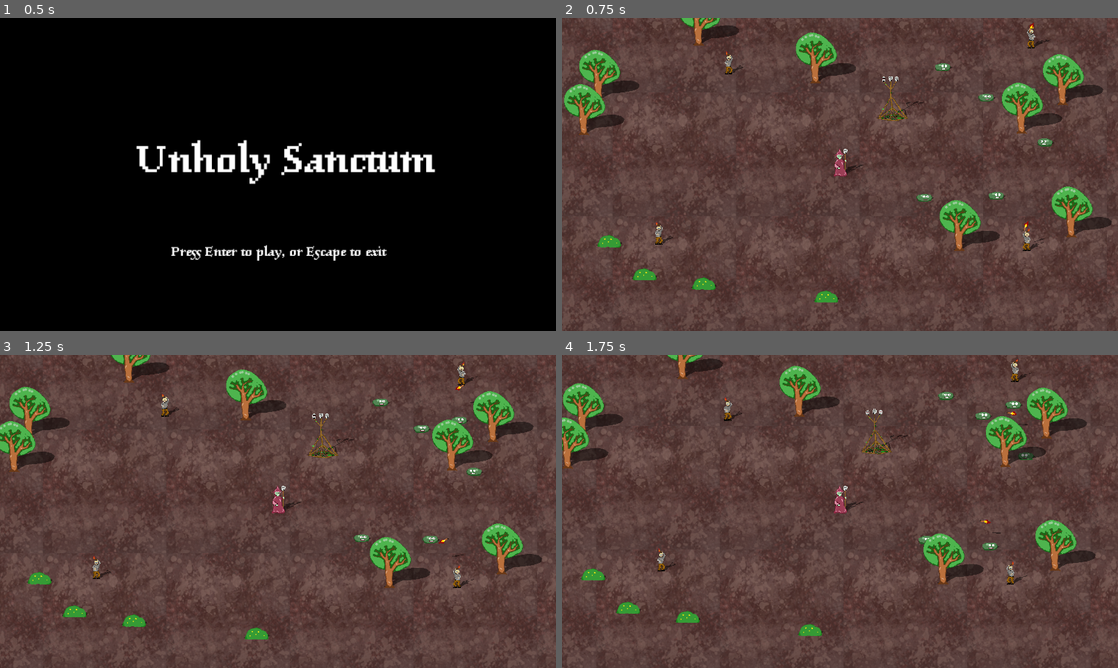
Above: before the commit, frames 1-4 (two rows, left to right).
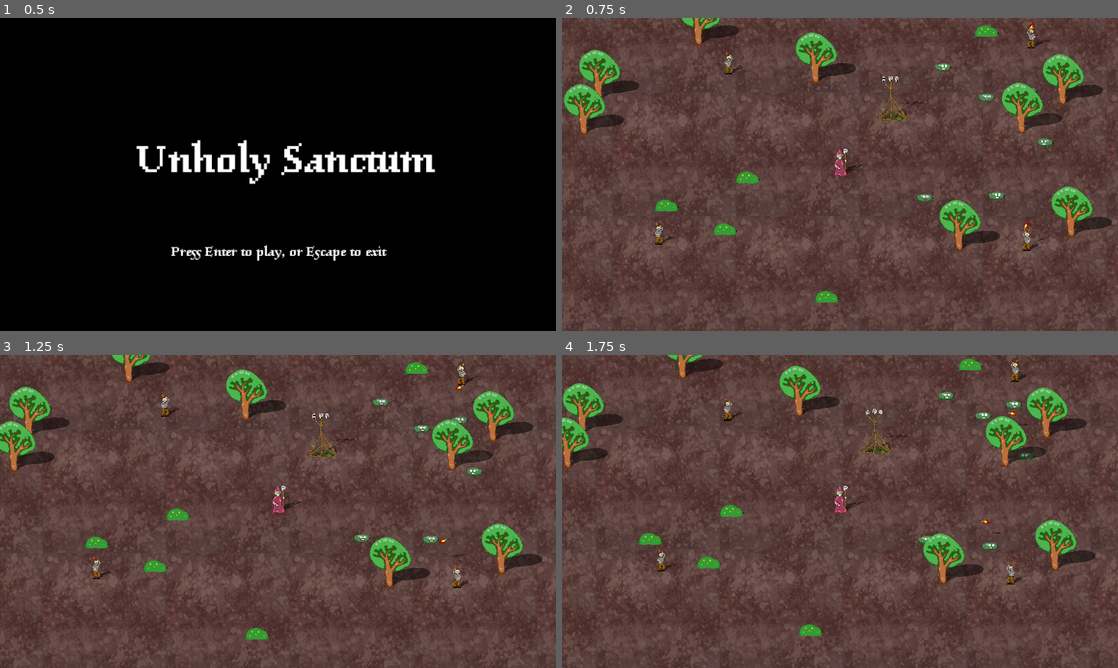
Above: after the commit, the same moments.

Repository: elemel/unholy-sanctum
Game: Godot game, scene res://scenes/screens/start.tscn
Same seed, same stepped clock (60 frames per second), same inputs: the game is played once before the commit and once after it.
Inputs (mouse positions are in pixels of both pictures, inside the frame that each line leads up to):
- Up to frame 1 (0.5 s): no input
- Up to frame 2 (0.75 s): tap Enter at 0.5 s; move the mouse to (962, 158) at 0.52 s; hold D (move_right) from 0.53 s (still down); tap Backspace at 0.6 s; click (962, 158) at 0.67 s
- Up to frame 3 (1.25 s): keep holding D (move_right); tap Space at 0.77 s
- Up to frame 4 (1.75 s): move the mouse to (728, 527) at 1.27 s; release D (move_right) at 1.28 s; hold S (move_down) from 1.28 s (still down); tap Enter at 1.35 s; click (728, 527) at 1.42 s; tap Space at 1.52 s

Frame 1 is identical in both runs. In frame 2, 0.9% of the frame differs, in the area x 6-79%, y 2-87%; in frame 3, 0.9%; in frame 4, 0.9%.

Commit message:
Add delay to Game-Over screen

Diff:
--- a/scenes/screens/game.tscn
+++ b/scenes/screens/game.tscn
@@ -100,10 +100,10 @@
 position = Vector2(351, -29)
 
 [node name="Bush" parent="." instance=ExtResource("10_1wye8")]
-position = Vector2(-392, 352)
+position = Vector2(-349, 239)
 
 [node name="Bush2" parent="." instance=ExtResource("10_1wye8")]
-position = Vector2(-588, 264)
+position = Vector2(-470, 190)
 
 [node name="Bush3" parent="." instance=ExtResource("10_1wye8")]
 position = Vector2(-138, 379)
@@ -112,7 +112,7 @@
 position = Vector2(-569, 471)
 
 [node name="Bush5" parent="." instance=ExtResource("10_1wye8")]
-position = Vector2(289, -353)
+position = Vector2(193, -171)
 
 [node name="Bush6" parent="." instance=ExtResource("10_1wye8")]
 position = Vector2(715, 418)
@@ -121,16 +121,16 @@
 position = Vector2(818, 327)
 
 [node name="Bush8" parent="." instance=ExtResource("10_1wye8")]
-position = Vector2(91, -400)
+position = Vector2(116, -294)
 
 [node name="Bush9" parent="." instance=ExtResource("10_1wye8")]
-position = Vector2(331, -364)
+position = Vector2(377, -289)
 
 [node name="Bush10" parent="." instance=ExtResource("10_1wye8")]
-position = Vector2(-986, 141)
+position = Vector2(-911, 126)
 
 [node name="Bush11" parent="." instance=ExtResource("10_1wye8")]
-position = Vector2(-515, 333)
+position = Vector2(-302, 132)
 
 [node name="Bush12" parent="." instance=ExtResource("10_1wye8")]
 position = Vector2(-780, 274)
@@ -142,4 +142,4 @@
 position = Vector2(362, -503)
 
 [node name="Bush15" parent="." instance=ExtResource("10_1wye8")]
-position = Vector2(830, -181)
+position = Vector2(656, -159)
--- a/scripts/game_over_screen.gd
+++ b/scripts/game_over_screen.gd
@@ -1,15 +1,33 @@
 extends Node2D
 
 @export var title_screen_file = "res://scenes/screens/title.tscn"
+@export var delay = 2.0
+
+var start_time = 0.0
+
+@onready var press_any_key_label: Label = get_node("PressAnyKey")
+
+func _ready() -> void:
+    start_time = 0.001 * Time.get_ticks_msec()
+    press_any_key_label.visible = false
+
+func _process(_delta: float) -> void:
+    press_any_key_label.visible = is_delay_done()
 
 func _input(event: InputEvent) -> void:
     if event is InputEventMouseButton:
         if event.pressed:
-            switch_to_screen(title_screen_file)
+            if is_delay_done():
+                switch_to_screen(title_screen_file)
 
     if event is InputEventKey:
         if event.pressed:
-            switch_to_screen(title_screen_file)
+            if is_delay_done():
+                switch_to_screen(title_screen_file)
+
+func is_delay_done() -> bool:
+    var now = 0.001 * Time.get_ticks_msec()
+    return now > start_time + delay
 
 func switch_to_screen(screen_file: String) -> void:
     var screen_scene: PackedScene = load(screen_file)
